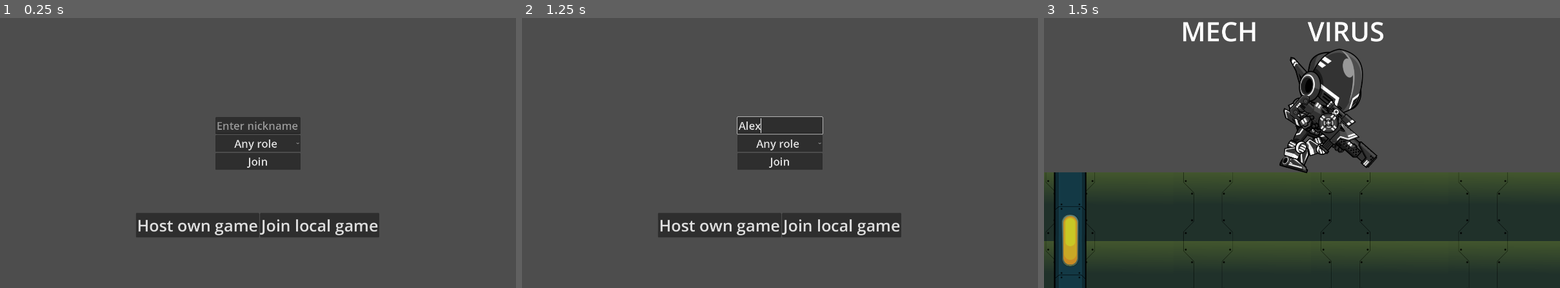
Above: before the commit, frames 1-3 (left to right).
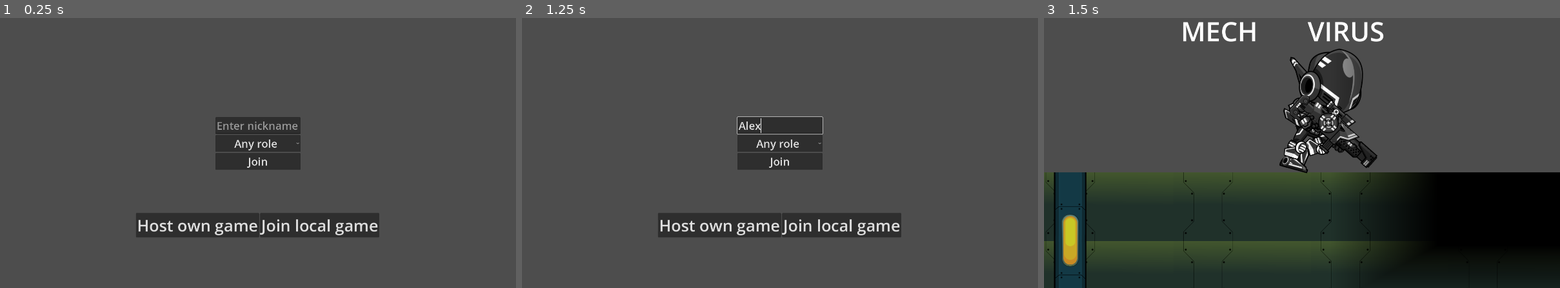
Above: after the commit, the same moments.

Repository: milana-94888u/digital-tandem
Game: Godot game, scene res://src/ui/game_lobby/game_lobby.tscn
Same seed, same stepped clock (60 frames per second), same inputs: the game is played once before the commit and once after it.
Inputs (mouse positions are in pixels of both pictures, inside the frame that each line leads up to):
- Up to frame 1 (0.25 s): no input
- Up to frame 2 (1.25 s): click (780, 126) at 0.52 s; type "Alex" at 0.6 s
- Up to frame 3 (1.5 s): click "Host own game" at 1.25 s

Frames 1-2 are identical in both runs. In frame 3, 14% of the frame differs, in the area x 46-100%, y 13-97%.

Commit message:
add dark area

Diff:
--- a/project.godot
+++ b/project.godot
@@ -13,11 +13,12 @@
 config/name="Digital Tandem"
 run/main_scene="res://src/ui/game_lobby/game_lobby.tscn"
 config/features=PackedStringArray("4.1", "GL Compatibility")
-config/icon="res://icon.svg"
+config/icon="res://assets/icons/lobby_any.png"
 
 [autoload]
 
 Server="*res://src/multiplayer/server.gd"
+GameObjectManager="*res://src/game_world/objects/game_object_manager.gd"
 
 [display]
 
--- a/resources/tilesets/factory_tileset.tres
+++ b/resources/tilesets/factory_tileset.tres
@@ -68,18 +68,15 @@
 7:1/0/physics_layer_0/linear_velocity = Vector2(0, 0)
 7:1/0/physics_layer_0/angular_velocity = 0.0
 0:2/0 = 0
-0:2/0/terrain = 0
 0:2/0/physics_layer_0/linear_velocity = Vector2(0, 0)
 0:2/0/physics_layer_0/angular_velocity = 0.0
 0:2/0/physics_layer_0/polygon_0/points = PackedVector2Array(-128, -128, 128, -128, 128, 128, -128, 128)
 1:2/0 = 0
-1:2/0/terrain = 0
 1:2/0/physics_layer_0/linear_velocity = Vector2(0, 0)
 1:2/0/physics_layer_0/angular_velocity = 0.0
 1:2/0/physics_layer_0/polygon_0/points = PackedVector2Array(-128, -128, 128, -128, 128, 128, -128, 128)
 2:2/animation_columns = 1
 2:2/0 = 0
-2:2/0/terrain = 0
 2:2/0/physics_layer_0/linear_velocity = Vector2(0, 0)
 2:2/0/physics_layer_0/angular_velocity = 0.0
 2:2/0/physics_layer_0/polygon_0/points = PackedVector2Array(-128, -128, 128, -128, 128, 128, -128, 128)
@@ -90,33 +87,27 @@
 7:2/0/physics_layer_0/linear_velocity = Vector2(0, 0)
 7:2/0/physics_layer_0/angular_velocity = 0.0
 0:3/0 = 0
-0:3/0/terrain = 0
 0:3/0/physics_layer_0/linear_velocity = Vector2(0, 0)
 0:3/0/physics_layer_0/angular_velocity = 0.0
 0:3/0/physics_layer_0/polygon_0/points = PackedVector2Array(-128, -128, 128, -128, 128, 128, -128, 128)
 1:3/0 = 0
-1:3/0/terrain = 0
 1:3/0/physics_layer_0/linear_velocity = Vector2(0, 0)
 1:3/0/physics_layer_0/angular_velocity = 0.0
 1:3/0/physics_layer_0/polygon_0/points = PackedVector2Array(-128, -128, 128, -128, 128, 128, -128, 128)
 2:3/0 = 0
-2:3/0/terrain = 0
 2:3/0/physics_layer_0/linear_velocity = Vector2(0, 0)
 2:3/0/physics_layer_0/angular_velocity = 0.0
 2:3/0/physics_layer_0/polygon_0/points = PackedVector2Array(-128, -128, 128, -128, 128, 128, -128, 128)
 3:3/0 = 0
-3:3/0/terrain = 0
 3:3/0/physics_layer_0/linear_velocity = Vector2(0, 0)
 3:3/0/physics_layer_0/angular_velocity = 0.0
 3:3/0/physics_layer_0/polygon_0/points = PackedVector2Array(-128, -128, 128, -128, 128, 128, -128, 128)
 4:3/0 = 0
-4:3/0/terrain = 0
 4:3/0/physics_layer_0/linear_velocity = Vector2(0, 0)
 4:3/0/physics_layer_0/angular_velocity = 0.0
 4:3/0/physics_layer_0/polygon_0/points = PackedVector2Array(-128, -128, 128, -128, 128, 128, -128, 128)
 5:3/next_alternative_id = 5
 5:3/0 = 0
-5:3/0/terrain = 0
 5:3/0/physics_layer_0/linear_velocity = Vector2(0, 0)
 5:3/0/physics_layer_0/angular_velocity = 0.0
 5:3/0/physics_layer_0/polygon_0/points = PackedVector2Array(-128, -128, 128, -128, 128, 128, -128, 128)
@@ -172,17 +163,14 @@
 6:5/0/physics_layer_0/linear_velocity = Vector2(0, 0)
 6:5/0/physics_layer_0/angular_velocity = 0.0
 5:2/0 = 0
-5:2/0/terrain = 0
 5:2/0/physics_layer_0/linear_velocity = Vector2(0, 0)
 5:2/0/physics_layer_0/angular_velocity = 0.0
 5:2/0/physics_layer_0/polygon_0/points = PackedVector2Array(-128, -128, 128, -128, 128, 128, -128, 128)
 3:2/0 = 0
-3:2/0/terrain = 0
 3:2/0/physics_layer_0/linear_velocity = Vector2(0, 0)
 3:2/0/physics_layer_0/angular_velocity = 0.0
 3:2/0/physics_layer_0/polygon_0/points = PackedVector2Array(-128, -128, 128, -128, 128, 128, -128, 128)
 4:2/0 = 0
-4:2/0/terrain = 0
 4:2/0/physics_layer_0/linear_velocity = Vector2(0, 0)
 4:2/0/physics_layer_0/angular_velocity = 0.0
 4:2/0/physics_layer_0/polygon_0/points = PackedVector2Array(-128, -128, 128, -128, 128, 128, -128, 128)
@@ -192,6 +180,117 @@
 2:8/0 = 0
 2:8/0/physics_layer_0/linear_velocity = Vector2(0, 0)
 2:8/0/physics_layer_0/angular_velocity = 0.0
+5:7/0 = 0
+5:7/0/physics_layer_0/linear_velocity = Vector2(0, 0)
+5:7/0/physics_layer_0/angular_velocity = 0.0
+0:6/0 = 0
+0:6/0/physics_layer_0/linear_velocity = Vector2(0, 0)
+0:6/0/physics_layer_0/angular_velocity = 0.0
+0:7/0 = 0
+0:7/0/physics_layer_0/linear_velocity = Vector2(0, 0)
+0:7/0/physics_layer_0/angular_velocity = 0.0
+1:7/0 = 0
+1:7/0/physics_layer_0/linear_velocity = Vector2(0, 0)
+1:7/0/physics_layer_0/angular_velocity = 0.0
+1:8/0 = 0
+1:8/0/physics_layer_0/linear_velocity = Vector2(0, 0)
+1:8/0/physics_layer_0/angular_velocity = 0.0
+2:9/0 = 0
+2:9/0/physics_layer_0/linear_velocity = Vector2(0, 0)
+2:9/0/physics_layer_0/angular_velocity = 0.0
+3:9/0 = 0
+3:9/0/physics_layer_0/linear_velocity = Vector2(0, 0)
+3:9/0/physics_layer_0/angular_velocity = 0.0
+4:9/0 = 0
+4:9/0/physics_layer_0/linear_velocity = Vector2(0, 0)
+4:9/0/physics_layer_0/angular_velocity = 0.0
+5:10/0 = 0
+5:10/0/physics_layer_0/linear_velocity = Vector2(0, 0)
+5:10/0/physics_layer_0/angular_velocity = 0.0
+6:10/0 = 0
+6:10/0/physics_layer_0/linear_velocity = Vector2(0, 0)
+6:10/0/physics_layer_0/angular_velocity = 0.0
+7:10/0 = 0
+7:10/0/physics_layer_0/linear_velocity = Vector2(0, 0)
+7:10/0/physics_layer_0/angular_velocity = 0.0
+7:9/0 = 0
+7:9/0/physics_layer_0/linear_velocity = Vector2(0, 0)
+7:9/0/physics_layer_0/angular_velocity = 0.0
+6:8/0 = 0
+6:8/0/physics_layer_0/linear_velocity = Vector2(0, 0)
+6:8/0/physics_layer_0/angular_velocity = 0.0
+6:7/0 = 0
+6:7/0/physics_layer_0/linear_velocity = Vector2(0, 0)
+6:7/0/physics_layer_0/angular_velocity = 0.0
+5:6/0 = 0
+5:6/0/physics_layer_0/linear_velocity = Vector2(0, 0)
+5:6/0/physics_layer_0/angular_velocity = 0.0
+4:6/0 = 0
+4:6/0/physics_layer_0/linear_velocity = Vector2(0, 0)
+4:6/0/physics_layer_0/angular_velocity = 0.0
+3:6/0 = 0
+3:6/0/physics_layer_0/linear_velocity = Vector2(0, 0)
+3:6/0/physics_layer_0/angular_velocity = 0.0
+2:6/0 = 0
+2:6/0/physics_layer_0/linear_velocity = Vector2(0, 0)
+2:6/0/physics_layer_0/angular_velocity = 0.0
+1:6/0 = 0
+1:6/0/physics_layer_0/linear_velocity = Vector2(0, 0)
+1:6/0/physics_layer_0/angular_velocity = 0.0
+0:8/0 = 0
+0:8/0/physics_layer_0/linear_velocity = Vector2(0, 0)
+0:8/0/physics_layer_0/angular_velocity = 0.0
+0:9/0 = 0
+0:9/0/physics_layer_0/linear_velocity = Vector2(0, 0)
+0:9/0/physics_layer_0/angular_velocity = 0.0
+1:9/0 = 0
+1:9/0/physics_layer_0/linear_velocity = Vector2(0, 0)
+1:9/0/physics_layer_0/angular_velocity = 0.0
+5:9/0 = 0
+5:9/0/physics_layer_0/linear_velocity = Vector2(0, 0)
+5:9/0/physics_layer_0/angular_velocity = 0.0
+6:9/0 = 0
+6:9/0/physics_layer_0/linear_velocity = Vector2(0, 0)
+6:9/0/physics_layer_0/angular_velocity = 0.0
+7:7/0 = 0
+7:7/0/physics_layer_0/linear_velocity = Vector2(0, 0)
+7:7/0/physics_layer_0/angular_velocity = 0.0
+4:7/0 = 0
+4:7/0/physics_layer_0/linear_velocity = Vector2(0, 0)
+4:7/0/physics_layer_0/angular_velocity = 0.0
+3:7/0 = 0
+3:7/0/physics_layer_0/linear_velocity = Vector2(0, 0)
+3:7/0/physics_layer_0/angular_velocity = 0.0
+7:6/0 = 0
+7:6/0/physics_layer_0/linear_velocity = Vector2(0, 0)
+7:6/0/physics_layer_0/angular_velocity = 0.0
+6:6/0 = 0
+6:6/0/physics_layer_0/linear_velocity = Vector2(0, 0)
+6:6/0/physics_layer_0/angular_velocity = 0.0
+4:8/0 = 0
+4:8/0/physics_layer_0/linear_velocity = Vector2(0, 0)
+4:8/0/physics_layer_0/angular_velocity = 0.0
+5:8/0 = 0
+5:8/0/physics_layer_0/linear_velocity = Vector2(0, 0)
+5:8/0/physics_layer_0/angular_velocity = 0.0
+3:8/0 = 0
+3:8/0/physics_layer_0/linear_velocity = Vector2(0, 0)
+3:8/0/physics_layer_0/angular_velocity = 0.0
+1:10/0 = 0
+1:10/0/physics_layer_0/linear_velocity = Vector2(0, 0)
+1:10/0/physics_layer_0/angular_velocity = 0.0
+2:10/0 = 0
+2:10/0/physics_layer_0/linear_velocity = Vector2(0, 0)
+2:10/0/physics_layer_0/angular_velocity = 0.0
+3:10/0 = 0
+3:10/0/physics_layer_0/linear_velocity = Vector2(0, 0)
+3:10/0/physics_layer_0/angular_velocity = 0.0
+4:10/0 = 0
+4:10/0/physics_layer_0/linear_velocity = Vector2(0, 0)
+4:10/0/physics_layer_0/angular_velocity = 0.0
+0:10/0 = 0
+0:10/0/physics_layer_0/linear_velocity = Vector2(0, 0)
+0:10/0/physics_layer_0/angular_velocity = 0.0
 
 [sub_resource type="TileSetAtlasSource" id="TileSetAtlasSource_s5udj"]
 texture = ExtResource("2_uixw6")
--- a/src/game_world/game_world.gd
+++ b/src/game_world/game_world.gd
@@ -37,4 +37,13 @@
 
 func _on_virus_minigame_completed() -> void:
 	$VirusWrapper/Virus.control_processed = true
-	virus_active_object.open_door.rpc()
+	if virus_active_object is GameObject:
+		virus_active_object.complete_object.rpc()
+	else:
+		virus_active_object.open_door.rpc()
+
+
+func _on_object_chosen(object: GameObject) -> void:
+	$VirusWrapper/Virus.control_processed = false
+	$VirusWrapper/Virus.start_minigame(preload("res://src/minigames/captcha/captcha_minigame.tscn").instantiate())
+	virus_active_object = object
--- a/src/game_world/game_world.tscn
+++ b/src/game_world/game_world.tscn
@@ -7,6 +7,7 @@
 [ext_resource type="PackedScene" uid="uid://dscy70cidsylo" path="res://src/virus/virus.tscn" id="4_78r7y"]
 [ext_resource type="PackedScene" uid="uid://dwm7phorujkav" path="res://src/ui/game_chat/game_chat.tscn" id="5_o27hs"]
 [ext_resource type="PackedScene" uid="uid://crmv3gq66sdew" path="res://src/game_world/objects/door.tscn" id="7_ieemi"]
+[ext_resource type="PackedScene" uid="uid://bpc73m6g037tk" path="res://src/game_world/objects/dark_area/dark_area.tscn" id="7_k0gvi"]
 
 [node name="GameWorld" type="Node2D"]
 script = ExtResource("1_1ymsr")
@@ -47,12 +48,16 @@
 
 [node name="GameChat" parent="ChatCanvas" instance=ExtResource("5_o27hs")]
 
+[node name="DarkArea" parent="." instance=ExtResource("7_k0gvi")]
+position = Vector2(1030, -43)
+
 [node name="Door" parent="." instance=ExtResource("7_ieemi")]
-position = Vector2(1669, 792)
+position = Vector2(1404, 761)
 
 [connection signal="chat_requested" from="MechWrapper/Mech" to="." method="_on_mech_chat_requested"]
 [connection signal="chat_requested" from="VirusWrapper/Virus" to="." method="_on_virus_chat_requested"]
 [connection signal="minigame_canceled" from="VirusWrapper/Virus" to="." method="_on_virus_minigame_canceled"]
 [connection signal="minigame_completed" from="VirusWrapper/Virus" to="." method="_on_virus_minigame_completed"]
 [connection signal="chat_closed" from="ChatCanvas/GameChat" to="." method="_on_game_chat_chat_closed"]
+[connection signal="object_chosen" from="DarkArea" to="." method="_on_object_chosen"]
 [connection signal="object_chosen" from="Door" to="." method="_on_door_object_chosen"]
--- /dev/null
+++ b/src/game_world/objects/dark_area/dark_area.gd
@@ -0,0 +1,5 @@
+extends GameObject
+
+
+func change_object() -> void:
+	remove_child($DarkArea)
--- /dev/null
+++ b/src/game_world/objects/dark_area/dark_area.tscn
@@ -0,0 +1,28 @@
+[gd_scene load_steps=6 format=3 uid="uid://bpc73m6g037tk"]
+
+[ext_resource type="Script" path="res://src/game_world/objects/dark_area/dark_area.gd" id="1_k4e1t"]
+[ext_resource type="PackedScene" uid="uid://dqvmyatymqdtd" path="res://src/game_world/game_object.tscn" id="1_mqxoe"]
+
+[sub_resource type="Gradient" id="Gradient_0h6kv"]
+offsets = PackedFloat32Array(0.580087, 1)
+colors = PackedColorArray(1, 1, 1, 1, 0, 0, 0, 1)
+
+[sub_resource type="GradientTexture2D" id="GradientTexture2D_3yfjc"]
+gradient = SubResource("Gradient_0h6kv")
+width = 1920
+height = 1080
+fill = 2
+fill_from = Vector2(0.5, 0.5)
+metadata/_snap_enabled = true
+
+[sub_resource type="GDScript" id="GDScript_qa2w0"]
+script/source = "extends PointLight2D
+"
+
+[node name="DarkArea" instance=ExtResource("1_mqxoe")]
+script = ExtResource("1_k4e1t")
+
+[node name="DarkArea" type="PointLight2D" parent="." index="1"]
+blend_mode = 1
+texture = SubResource("GradientTexture2D_3yfjc")
+script = SubResource("GDScript_qa2w0")
--- a/src/game_world/objects/door.tscn
+++ b/src/game_world/objects/door.tscn
@@ -1,10 +1,12 @@
-[gd_scene load_steps=4 format=3 uid="uid://crmv3gq66sdew"]
+[gd_scene load_steps=5 format=3 uid="uid://crmv3gq66sdew"]
 
 [ext_resource type="Texture2D" uid="uid://cdr3arim5o6rl" path="res://assets/sprites/tiles/objects/animated/door/DoorLocked.png" id="1_f4gg3"]
 [ext_resource type="Script" path="res://src/game_world/objects/door.gd" id="1_v10b1"]
 
 [sub_resource type="RectangleShape2D" id="RectangleShape2D_p2au4"]
 size = Vector2(283, 466)
+
+[sub_resource type="SpriteFrames" id="SpriteFrames_77d4w"]
 
 [node name="Door" type="StaticBody2D"]
 script = ExtResource("1_v10b1")
@@ -15,4 +17,7 @@
 [node name="CollisionShape2D" type="CollisionShape2D" parent="."]
 shape = SubResource("RectangleShape2D_p2au4")
 
+[node name="AnimatedSprite2D" type="AnimatedSprite2D" parent="."]
+sprite_frames = SubResource("SpriteFrames_77d4w")
+
 [connection signal="input_event" from="." to="." method="_on_input_event"]
--- /dev/null
+++ b/src/game_world/objects/game_object.gd
@@ -0,0 +1,40 @@
+extends Node2D
+class_name GameObject
+
+
+signal object_chosen(object: Node2D)
+
+
+func _ready() -> void:
+	$StaticBody2D.input_pickable = Server.player_info["role"] == Server.PlayerRole.VIRUS
+
+
+func select_game_object() -> void:
+	pass
+
+
+func _on_static_body_2d_mouse_entered() -> void:
+	modulate = Color.RED
+
+
+func deselect_game_object() -> void:
+	pass
+
+
+func _on_static_body_2d_mouse_exited() -> void:
+	modulate = Color.WHITE
+
+
+func _on_static_body_2d_input_event(_viewport: Node, event: InputEvent, _shape_idx: int) -> void:
+	if event is InputEventMouseButton and event.is_pressed():
+		object_chosen.emit(self)
+
+
+func change_object() -> void:
+	pass
+
+
+@rpc("any_peer", "call_local", "reliable")
+func complete_object() -> void:
+	change_object()
+	remove_child($StaticBody2D)
--- /dev/null
+++ b/src/game_world/objects/game_object.tscn
@@ -0,0 +1,18 @@
+[gd_scene load_steps=3 format=3 uid="uid://dqvmyatymqdtd"]
+
+[ext_resource type="Script" path="res://src/game_world/objects/game_object.gd" id="1_7qce8"]
+
+[sub_resource type="RectangleShape2D" id="RectangleShape2D_ufveg"]
+size = Vector2(1920, 1080)
+
+[node name="GameObject" type="Node2D"]
+script = ExtResource("1_7qce8")
+
+[node name="StaticBody2D" type="StaticBody2D" parent="."]
+
+[node name="CollisionShape2D" type="CollisionShape2D" parent="StaticBody2D"]
+shape = SubResource("RectangleShape2D_ufveg")
+
+[connection signal="input_event" from="StaticBody2D" to="." method="_on_static_body_2d_input_event"]
+[connection signal="mouse_entered" from="StaticBody2D" to="." method="_on_static_body_2d_mouse_entered"]
+[connection signal="mouse_exited" from="StaticBody2D" to="." method="_on_static_body_2d_mouse_exited"]
--- /dev/null
+++ b/src/game_world/objects/game_object_manager.gd
@@ -0,0 +1 @@
+extends Node
--- a/src/multiplayer/world_wrapper/world_wrapper.tscn
+++ b/src/multiplayer/world_wrapper/world_wrapper.tscn
@@ -1,10 +1,31 @@
-[gd_scene load_steps=3 format=3 uid="uid://brdhb0niwn1is"]
+[gd_scene load_steps=6 format=3 uid="uid://brdhb0niwn1is"]
 
 [ext_resource type="Script" path="res://src/multiplayer/world_wrapper/world_wrapper.gd" id="1_uo3l3"]
 [ext_resource type="PackedScene" uid="uid://dhtehcsatwgxi" path="res://src/game_world/game_world.tscn" id="2_1qqxg"]
+
+[sub_resource type="Gradient" id="Gradient_xmxx4"]
+offsets = PackedFloat32Array(0.580087, 1)
+colors = PackedColorArray(1, 1, 1, 1, 0, 0, 0, 1)
+
+[sub_resource type="GradientTexture2D" id="GradientTexture2D_blxfw"]
+gradient = SubResource("Gradient_xmxx4")
+width = 1920
+height = 1080
+fill = 2
+fill_from = Vector2(0.5, 0.5)
+metadata/_snap_enabled = true
+
+[sub_resource type="GDScript" id="GDScript_qa2w0"]
+script/source = "extends PointLight2D
+"
 
 [node name="WorldWrapper" type="Node2D"]
 script = ExtResource("1_uo3l3")
 
 [node name="GameWorld" parent="." instance=ExtResource("2_1qqxg")]
 position = Vector2(993.832, 648.691)
+
+[node name="DarkArea" type="PointLight2D" parent="."]
+blend_mode = 1
+texture = SubResource("GradientTexture2D_blxfw")
+script = SubResource("GDScript_qa2w0")
Not shown: 1 places in src/game_world/game_world.tscn that only renumber resources
